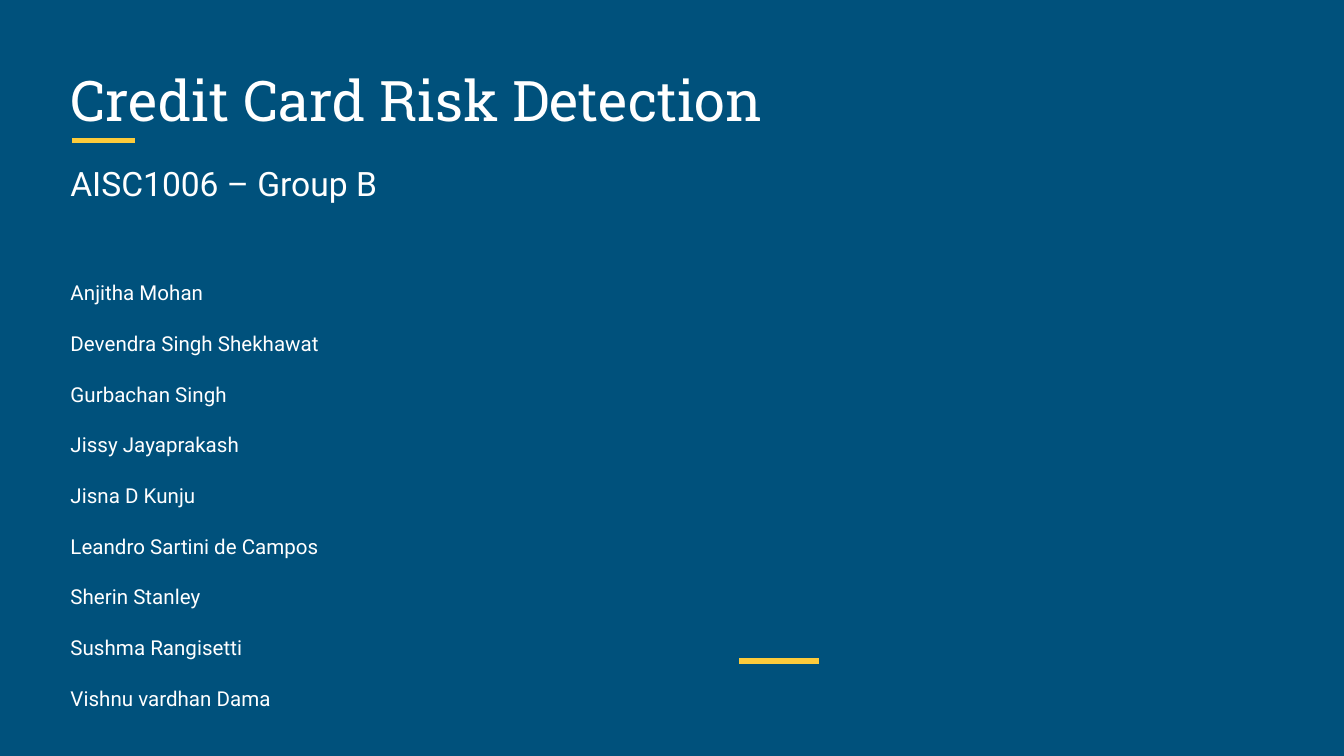
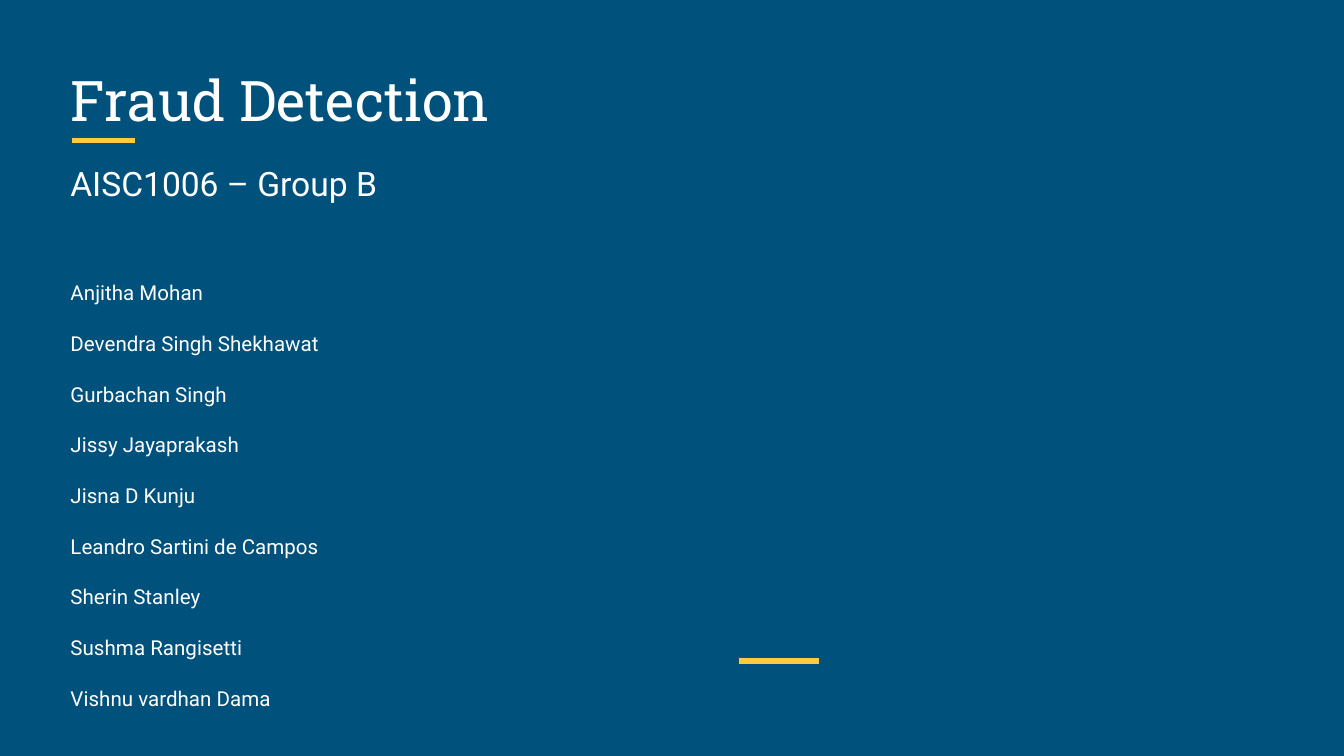
Before and after one commit to leandro-sartini/AISCB_FraudDetection, a slide deck: slide 1 of reports/Week 4 Presentation/Compiled Presentation 1.pptx. Drawn at 1344x756 pixels with LibreOffice and Linux fonts; fonts in the diff are those of the drawing; background and template pictures are left out. Boxes give left, top, right and bottom in pixels: in the first picture for what was removed or moved away, otherwise in the second. Text is boxed around its words. In the diff, an @@ line names an element or a change of style, - is before the commit and + after.

```diff
--- a/reports/Week 4 Presentation/Compiled Presentation 1.pptx
+++ b/reports/Week 4 Presentation/Compiled Presentation 1.pptx
@@ title at box(70, 78, 489, 122): text changed @@
-Credit Card Risk Detection
+Fraud Detection
```
Also in this commit, not shown: 3 other slides changed.
